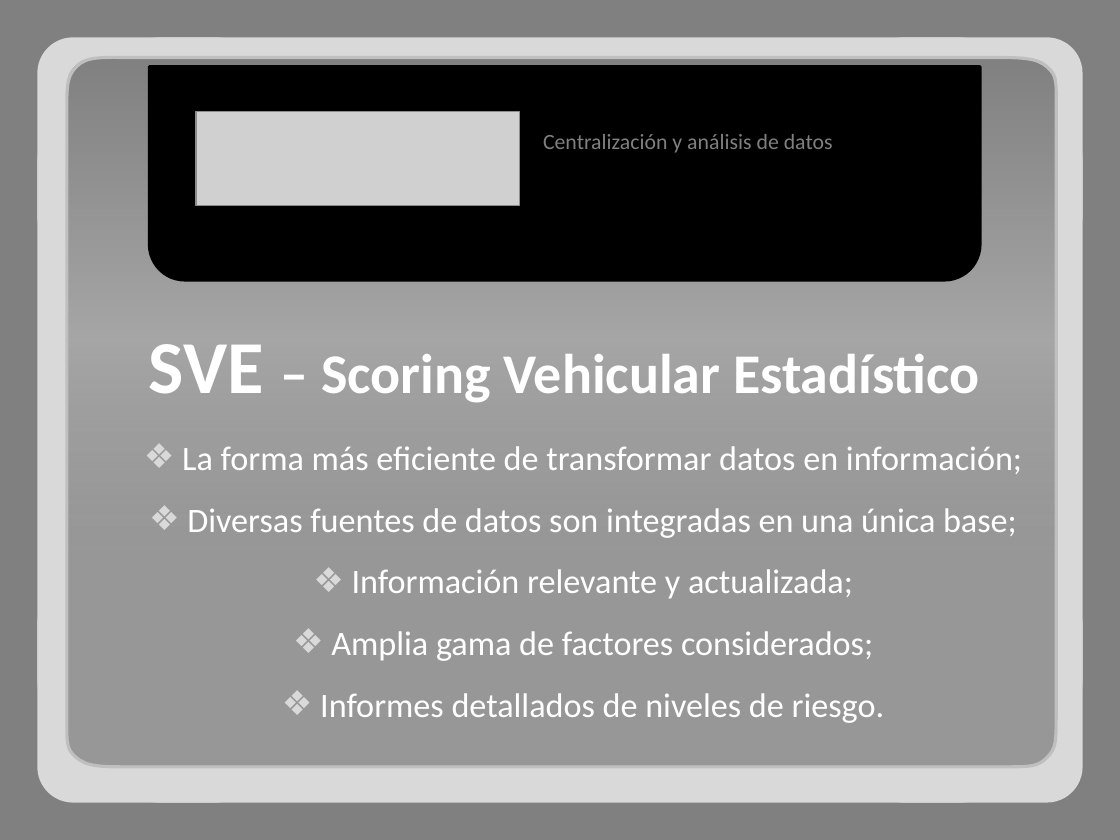
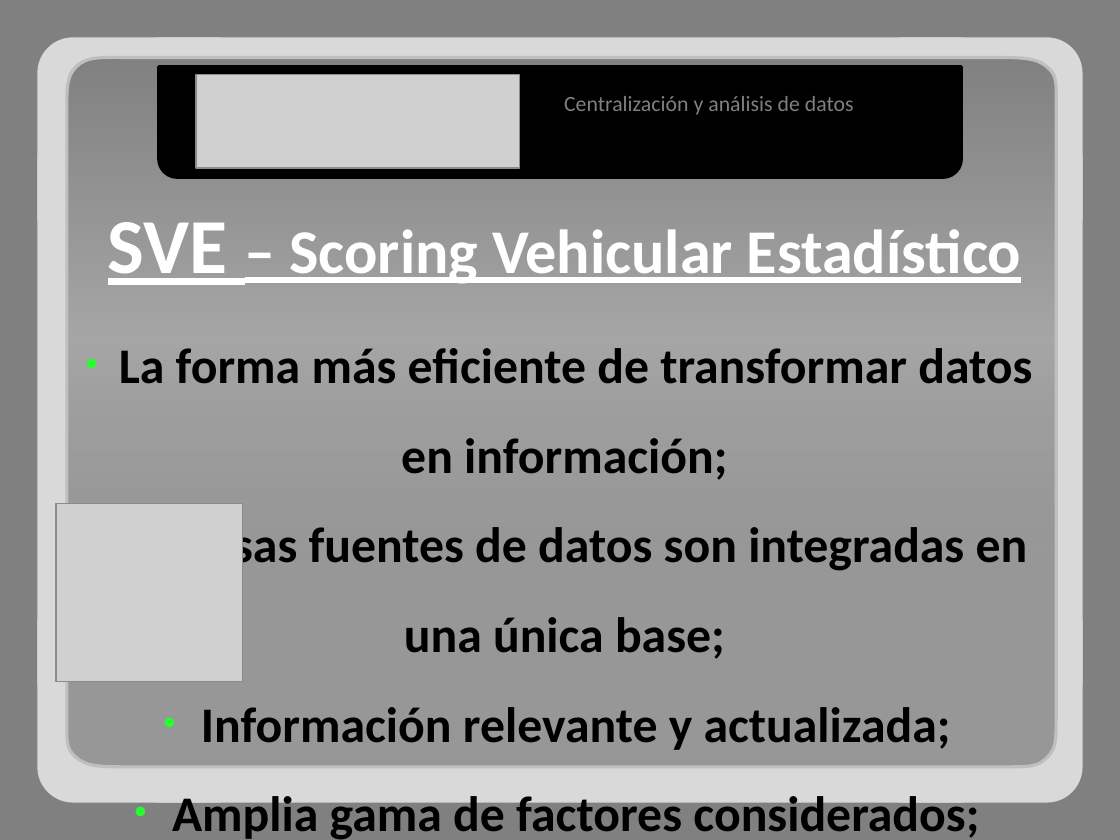
Before and after one commit to adrianachelotti/tallerdesarrollo1ero2011, a slide deck: slide 5 of Presentacion/Comercial/Presentacion Comercial.pptx. Drawn at 1120x840 pixels with LibreOffice and Linux fonts; fonts in the diff are those of the drawing; grey boxes stand for pictures. Boxes give left, top, right and bottom in pixels: in the first picture for what was removed or moved away, otherwise in the second. Text is boxed around its words. In the diff, an @@ line names an element or a change of style, - is before the commit and + after.

```diff
--- a/Presentacion/Comercial/Presentacion Comercial.pptx
+++ b/Presentacion/Comercial/Presentacion Comercial.pptx
@@ round same rect: place and size @@
-round same rect at box(149, 67, 980, 280)
+round same rect at box(159, 67, 962, 178)
@@ picture: place and size @@
-picture at box(196, 112, 520, 205)
+picture at box(196, 75, 520, 168)
@@ text "Centralización y análisis de datos": place and size @@
-text "Centralización y análisis de datos" at box(543, 134, 833, 153)
+text "Centralización y análisis de datos" at box(564, 96, 854, 115)
@@ text "SVE – Scoring Vehicular Estadístico": place and size @@
-text "SVE – Scoring Vehicular Estadístico" at box(149, 344, 980, 402)
+text "SVE – Scoring Vehicular Estadístico" at box(108, 222, 1021, 285)
@@ text "SVE – Scoring Vehicular Estadístico" at box(108, 222, 1021, 285): size 48 to 50 pt in "SVE"; size 36 to 40 pt, underline on @@
@@ text "La forma más eficiente de ...": place and size @@
-text "La forma más eficiente de ..." at box(182, 446, 1022, 723)
+text "La forma más eficiente de ..." at box(119, 348, 1032, 840)
@@ text "La forma más eficiente de ..." at box(119, 348, 1032, 840): size 22 to 32 pt, text colour #FFFFFF to #000000, bold on; bullet ❖ to •; bullet colour #D9D9D9 to #25FF2F @@
@@ picture added at box(56, 504, 243, 682) @@
```
Also in this commit, not shown: 9 other slides changed, 30 other files.
